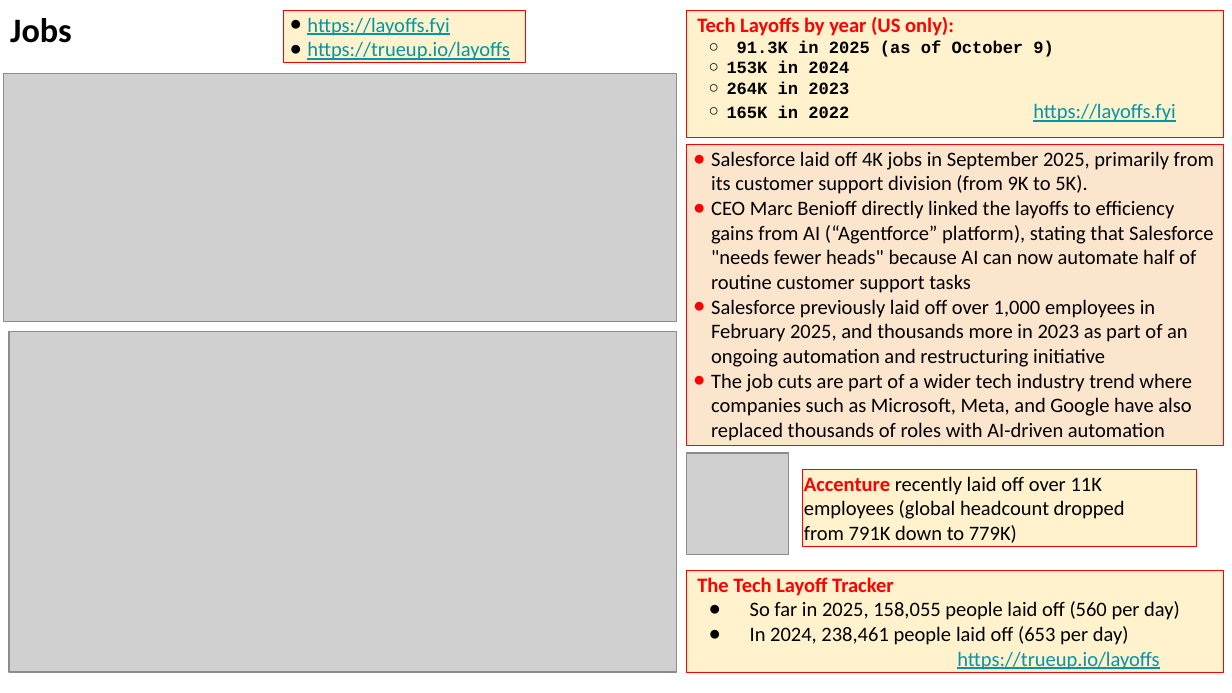
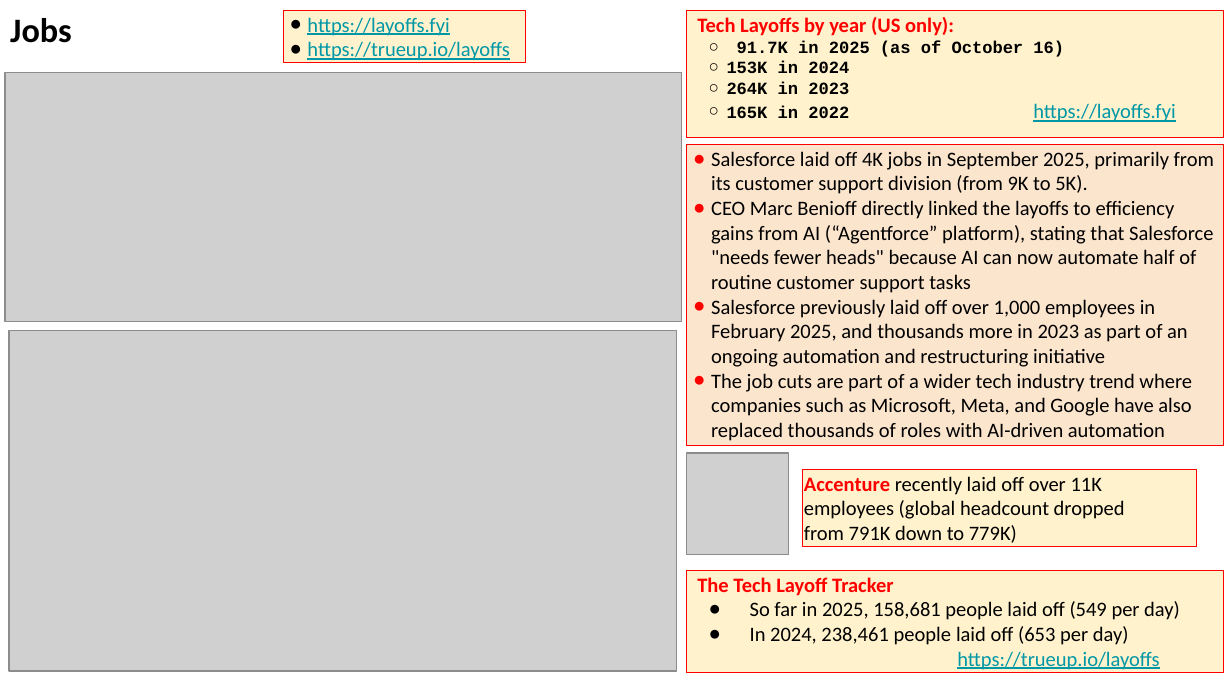
Before and after one commit to lselector/seminar, a slide deck: slide 25 of 2025/2025-10-17-AI-Updates.pptx. Drawn at 1232x693 pixels with LibreOffice and Linux fonts; fonts in the diff are those of the drawing; grey boxes stand for pictures. Boxes give left, top, right and bottom in pixels: in the first picture for what was removed or moved away, otherwise in the second. Text is boxed around its words. In the diff, an @@ line names an element or a change of style, - is before the commit and + after.

```diff
--- a/2025/2025-10-17-AI-Updates.pptx
+++ b/2025/2025-10-17-AI-Updates.pptx
@@ text in rectangle at (x1=737, y1=40, x2=1064, y2=57): text changed @@
-  ○ 91.3K in 2025 (as of October 9)
+  ○ 91.7K in 2025 (as of October 16)
@@ picture resized from (x1=4, y1=73, x2=676, y2=322) to (x1=5, y1=73, x2=681, y2=322) @@
@@ text in rectangle at (x1=750, y1=601, x2=1180, y2=620): text changed @@
-● So far in 2025, 158,055 people laid off (560 per day)
+● So far in 2025, 158,681 people laid off (549 per day)
```
Also in this commit, not shown: 6 other slides changed.
